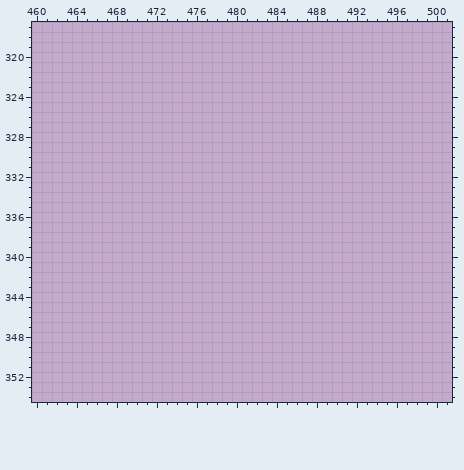
A pixel-art file gets an edit: Assets/Sprites/pixel-art-stuff/ground-tile-set.aseprite. The picture above was drawn from the file before the commit.
848x400 pixels, 1 frame. Colours within 5 levels of each other are drawn and written as one. Shown: x 460..501, y 317..354.
Once edited:
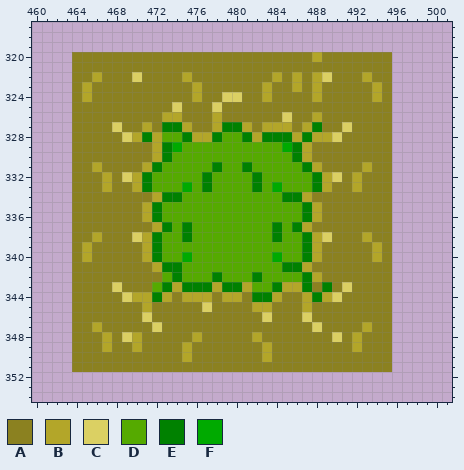
Palette (. is transparent): A #8b8120  B #b3a629  C #dbd063  D #55aa00  E #008100  F #00aa00
The exact change:
--- layer "base"
@@ x 460..501 @@
 319 ..........................................
-320 ..........................................
-321 ..........................................
-322 ..........................................
-323 ..........................................
-324 ..........................................
-325 ..........................................
-326 ..........................................
-327 ..........................................
-328 ..........................................
-329 ..........................................
-330 ..........................................
-331 ..........................................
-332 ..........................................
-333 ..........................................
-334 ..........................................
-335 ..........................................
-336 ..........................................
-337 ..........................................
-338 ..........................................
-339 ..........................................
-340 ..........................................
-341 ..........................................
-342 ..........................................
-343 ..........................................
-344 ..........................................
-345 ..........................................
-346 ..........................................
-347 ..........................................
-348 ..........................................
-349 ..........................................
-350 ..........................................
-351 ..........................................
+320 ....AAAAAAAAAAAAAAAAAAAAAAAABAAAAAAA......
+321 ....AAAAAAAAAAAAAAAAAAAAAAAAAAAAAAAA......
+322 ....AABAAACAAAABAAAAAAAABABABCAAABAA......
+323 ....ABAAAAAAAAAABAAAAAABAABABAAAAABA......
+324 ....ABAAAAAAAAAABAACCAABAAAABAAAAABA......
+325 ....AAAAAAAAAACAAACAAAAAAAAAAAAAAAAA......
+326 ....AAAAAAAAABBAAABAAAAAACAABAAAAAAA......
+327 ....AAAACAABAEEBAABEEBABBBABEAACAAAA......
+328 ....AAAAACBEBDDEBBEDDEBEEEBEBBCAAAAA......
+329 ....AAAAAAAABEFDDDDDDDDDDFEBAAAAAAAA......
+330 ....AAAAAAAABEDDDDDDDDDDDDEBAAAAAAAA......
+331 ....AABAAAABEDDDDDEDDEDDDDDEBAAAABAA......
+332 ....AAABACBEDDDDDEDDDDEDDDDDEBCABAAA......
+333 ....AAABAABEDDDFDEDDDDEDFDDDEBAABAAA......
+334 ....AAAAAAAABEEDDDDDDDDDDEEBAAAAAAAA......
+335 ....AAAAAAABEDDDDDDDDDDDDDDEBAAAAAAA......
+336 ....AAAAAAABEDDDDDDDDDDDDDDEBAAAAAAA......
+337 ....AAAAAAAABEDEDDDDDDDDEDEBAAAAAAAA......
+338 ....AABAAACBEDDEDDDDDDDDEDDEBCAAABAA......
+339 ....ABAAAAABEDDDDDDDDDDDDDDEBAAAAABA......
+340 ....ABAAAAABEDDFDDDDDDDDFDDEBAAAAABA......
+341 ....AAAAAAAABEEDDDDDDDDDDEEBAAAAAAAA......
+342 ....AAAAAAAAADEDDDEDDDEDDDDEBAAAAAAA......
+343 ....AAAACAAADEBEEEBEEBDDEBBEAEACAAAA......
+344 ....AAAAACBBEBABBBABBAEEBAABEBCAAAAA......
+345 ....AAAAAAABAAAAACAAAABBAAABAAAAAAAA......
+346 ....AAAAAAACAAAAAAAAAAACAAACAAAAAAAA......
+347 ....AABAAAAACAAAAAAAAAAAAAAACAAAABAA......
+348 ....AAABACBAAAAABAAAAABAAAAAAACABAAA......
+349 ....AAABAABAAAABAAAAAAABAAAAAAAABAAA......
+350 ....AAAAAAAAAAABAAAAAAABAAAAAAAAAAAA......
+351 ....AAAAAAAAAAAAAAAAAAAAAAAAAAAAAAAA......
 352 ..........................................
